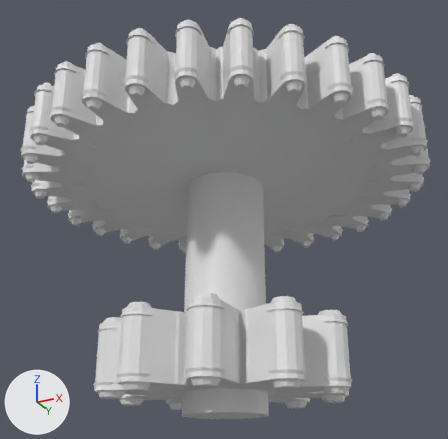
An edit to the glTF model web/stl/gear_A.glb, drawn before and after from the same camera.
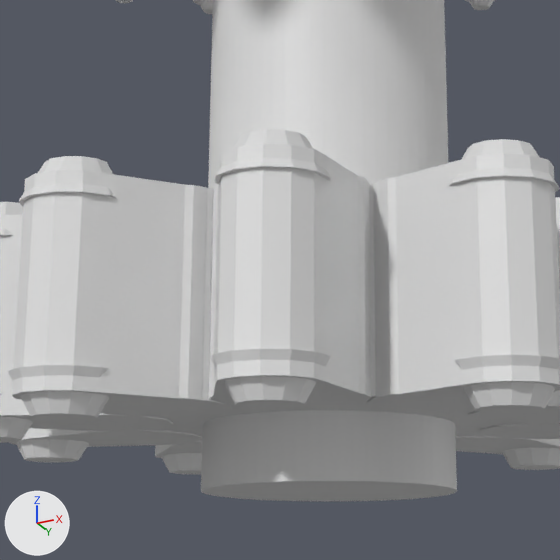
Old and new are each drawn whole from a 50 mm lens placed at (26.7, -53.7, -4.6), pointed at (0.1, -0.5, 19.3) and again close up on the part from 25% to 68% of the width and 57% to 100% of the height. Lighting does not change. The marker at lower left points along +X, +Y and +Z. The first two pictures are the older version.

Script lines for the objects in view, before the commit:
```python
me_gear_a_stl = bpy.data.meshes.new('gear_A.stl')
me_gear_a_stl.from_pydata(...)  # 8040 vertices, 16076 faces; spans x -20.9..20.9, y -20.8..20.8, z 0.0..36.0
ob_gear_a_stl = bpy.data.objects.new('gear_A.stl', me_gear_a_stl)
ob_gear_a_stl.location = (0.0, 0.0, 0.0)
```
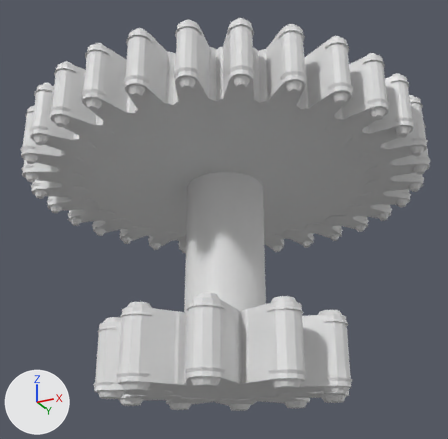
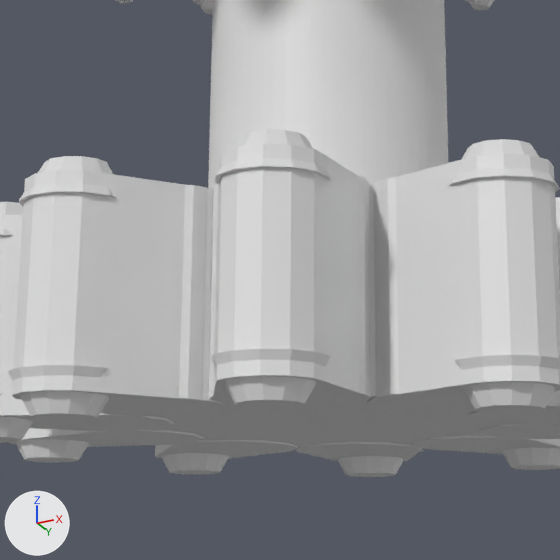
The newer file is also turned or shifted as a whole; pictures and numbers use the older file's frame.

Where the change shows, as pixel boxes (x1, y1, x2, y2) in the close-ups (560 x 560 px):
'gear_A.stl', reshaped: before (0, 0, 560, 501); after (0, 0, 560, 477)
part 1 of me_gear_a_stl, deleted: before (167, 405, 496, 501)

The change, as a diff of the scene's bpy script:
```diff
--- a/web/stl/gear_A.glb.py
+++ b/web/stl/gear_A.glb.py
@@ me_gear_a_stl @@
 # used by ob_gear_a_stl; location = (0.0, 0.0, 0.0)
-me_gear_a_stl.from_pydata(...)  # 8040 vertices, 16076 faces; spans x -20.9..20.9, y -20.8..20.8, z 0.0..36.0
+me_gear_a_stl.from_pydata(...)  # 7920 vertices, 15836 faces; spans x -20.9..20.9, y -20.8..20.8, z 1.4..36.0
+# me_gear_a_stl part 1: 120 vertices removed from x -4.0..4.0, y -4.0..4.0, z 0.0..2.0
```
